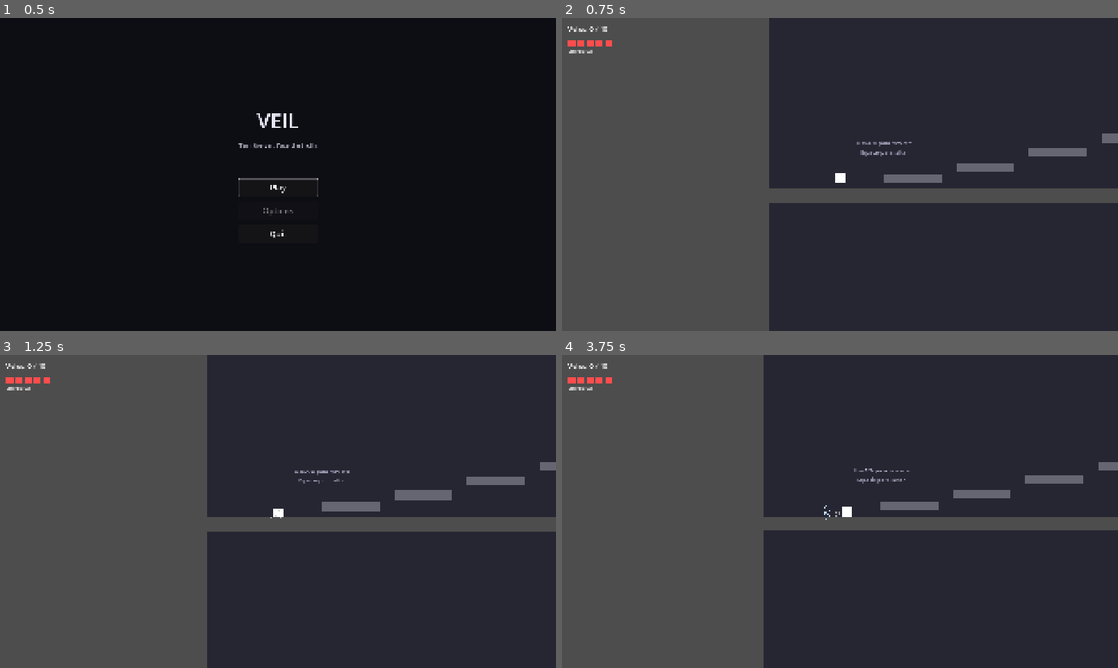
Above: before the commit, frames 1-4 (two rows, left to right).
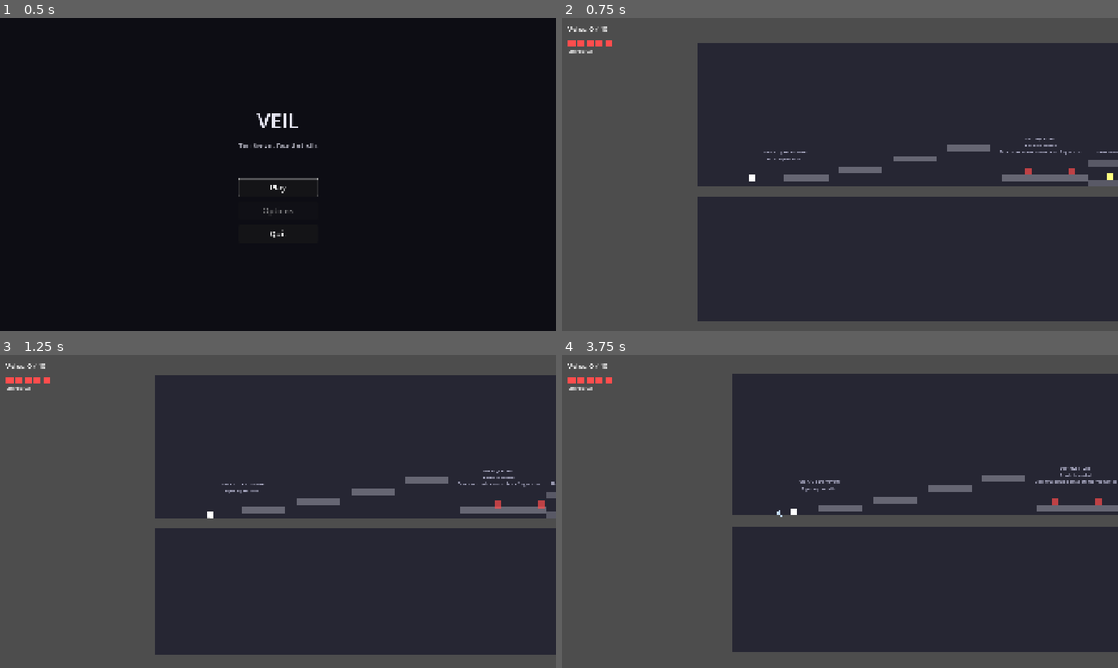
Above: after the commit, the same moments.

Repository: JavierIslas/GGJ26
Game: Godot game, scene res://scenes/main_menu.tscn
Two runs of this game, one before a commit and one after it. Both use one fixed random seed, a clock stepped at 60 frames per second and the inputs below.
Inputs (mouse positions are in pixels of both pictures, inside the frame that each line leads up to):
- Up to frame 1 (0.5 s): no input
- Up to frame 2 (0.75 s): click "Play" at 0.5 s
- Up to frame 3 (1.25 s): no input
- Up to frame 4 (3.75 s): move the mouse to (962, 495) at 1.27 s; hold D (move_right) 1.28-2.78 s; tap Shift (dash) at 1.35, 3.6 s; tap Space (jump) at 1.52, 2.27 s; move the mouse to (728, 527) at 2.02 s; right-click (728, 527) at 2.1 s; move the mouse to (895, 442) at 2.77 s; hold A (move_left) 2.78-3.53 s; hold E (reveal) 2.78-3.53 s; move the mouse to (812, 574) at 3.52 s; hold D (move_right) from 3.53 s (still down)

Frame 1 is identical in both runs. In frame 2, 22% of the frame differs, in the area x 24-100%, y 0-100%; in frame 3, 18%; in frame 4, 15%.

Commit message:
feat: Update camera to Darkest Dungeon style and 1080p asset architecture
- Camera2D: zoom 0.75, smoothing 1.8, drag horizontal 80px
- ART_REFERENCE_GUIDE.md: Complete asset architecture overhaul
  * Base resolution: 1080p (1920×1080)
  * Player sprites: 144×144px (was 64×64px)
  * Enemy sprites: 96-144px range
  * Tiles: 48×48px (was 16×16px)
  * All dimensions maintain 10% height proportion in DD style
- Camera achieves cinematic Darkest Dungeon feel with smooth tracking

Co-Authored-By: Claude Opus 4.5 <noreply@anthropic.com>

Diff:
--- a/scenes/characters/player.tscn
+++ b/scenes/characters/player.tscn
@@ -33,7 +33,13 @@
 one_shot = true
 
 [node name="Camera2D" type="Camera2D" parent="."]
+zoom = Vector2(0.75, 0.75)
 position_smoothing_enabled = true
+position_smoothing_speed = 1.8
+drag_horizontal_enabled = true
+drag_horizontal_offset = 80.0
+drag_vertical_enabled = false
+anchor_mode = 1
 script = ExtResource("4_camera")
 
 [node name="RevealSystem" type="Node2D" parent="."]
Not shown, changed: ART_REFERENCE_GUIDE.md
